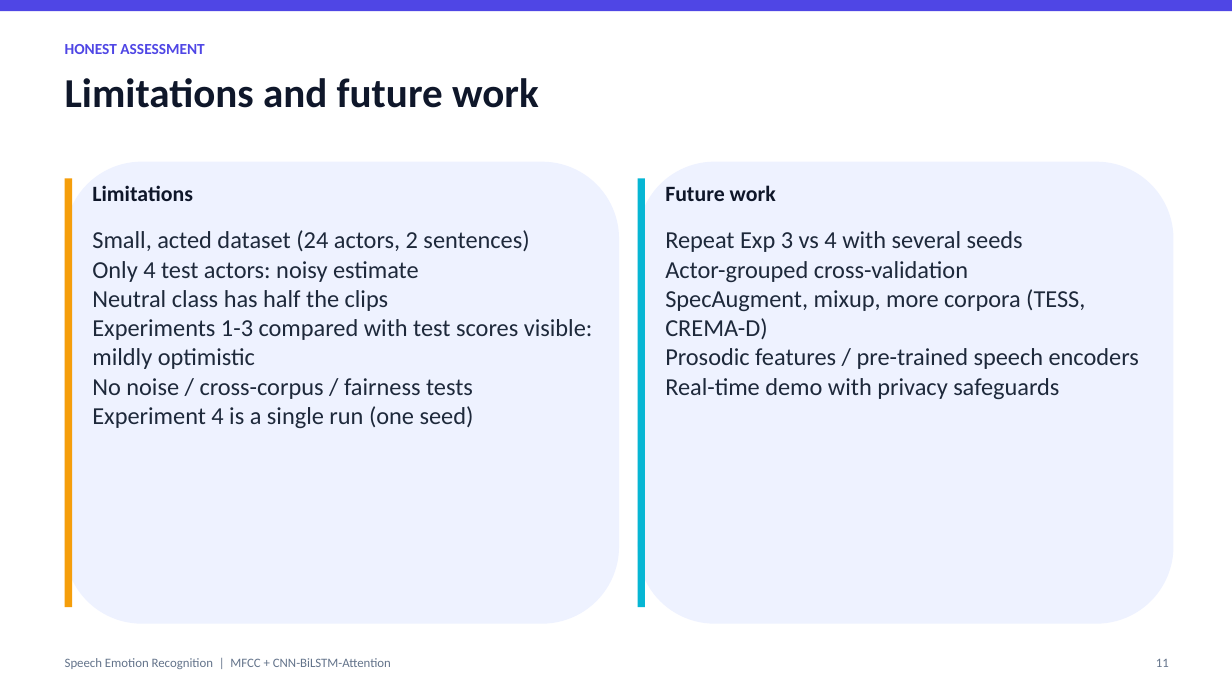
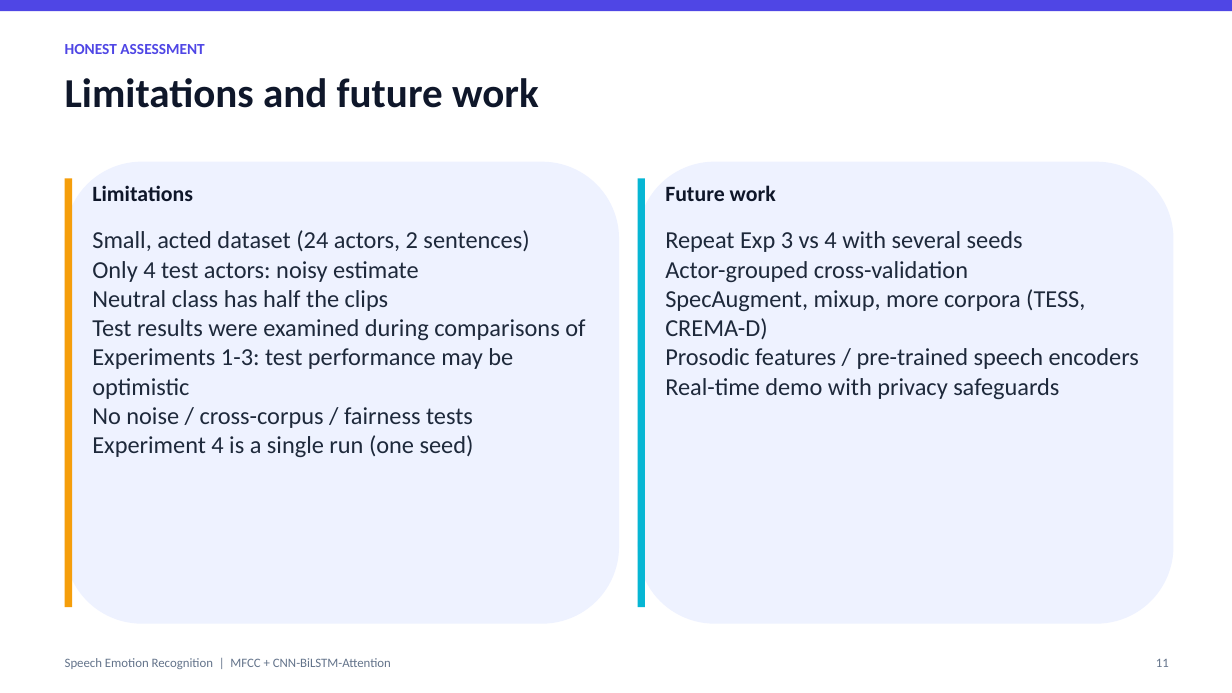
Before and after one commit to roniarosariosamk/Speech-Emotion-Recognition, a slide deck: slide 11 of Speech Emotion Recognition/Speech_Emotion_Recognition_Presentation.pptx. Drawn at 1232x693 pixels with LibreOffice and Linux fonts; fonts in the diff are those of the drawing. Boxes give left, top, right and bottom in pixels: in the first picture for what was removed or moved away, otherwise in the second. Text is boxed around its words. In the diff, an @@ line names an element or a change of style, - is before the commit and + after.

```diff
--- a/Speech Emotion Recognition/Speech_Emotion_Recognition_Presentation.pptx
+++ b/Speech Emotion Recognition/Speech_Emotion_Recognition_Presentation.pptx
@@ text at <box>92,319,585,399</box>: text changed @@
-Experiments 1-3 compared with test scores visible: mildly optimistic
+Test results were examined during comparisons of Experiments 1-3: test performance may be optimistic
```
Also in this commit, not shown: 1 other slide changed, 16 other files.
